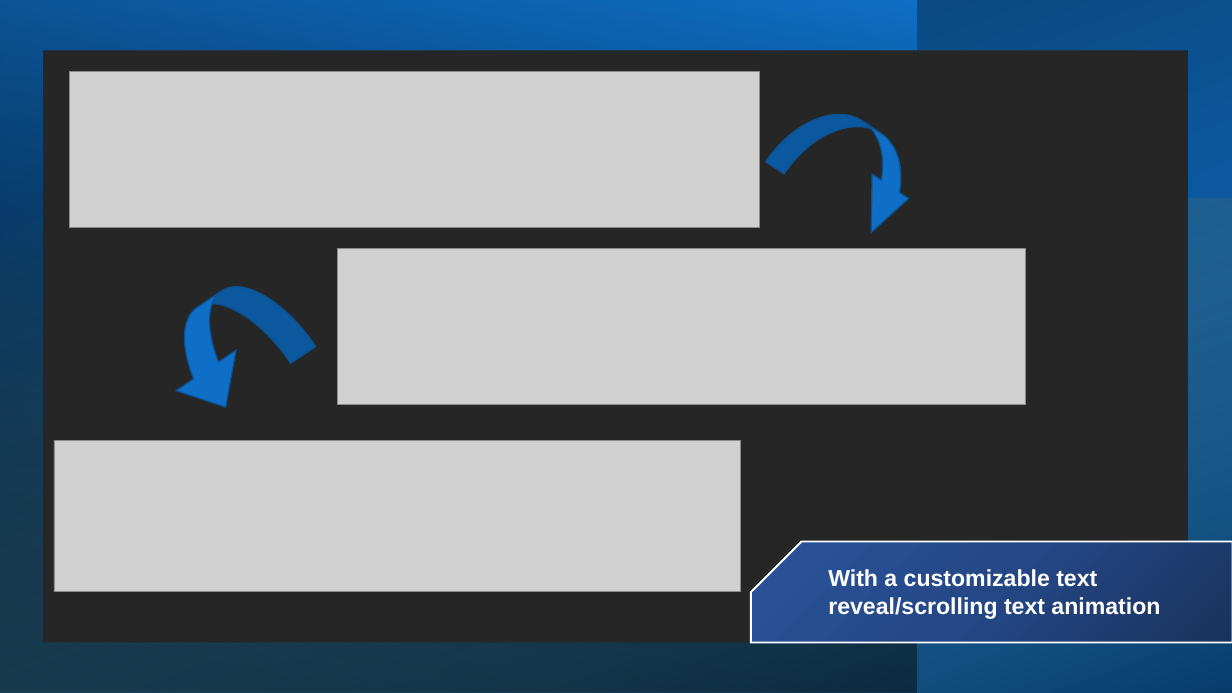
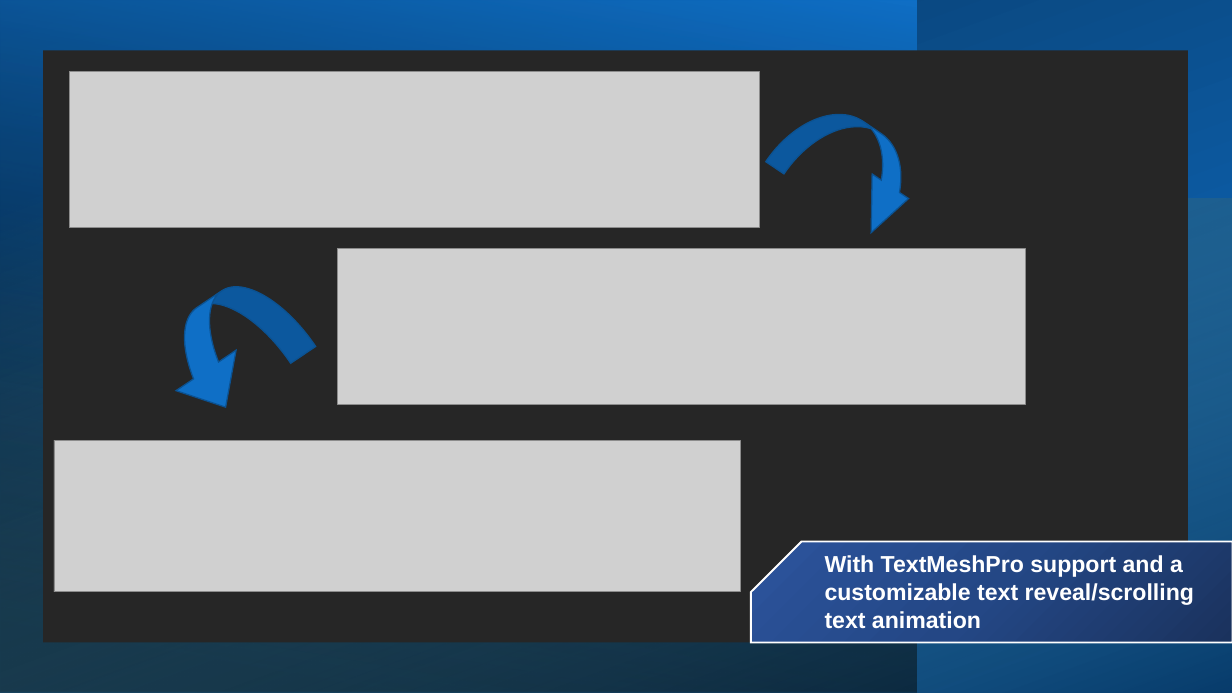
Before and after one commit to Glaswartron/UniversalDialogueEditor, a slide deck: slide 8 of Universal Dialog Editor/UDSAssetStore.pptx (slide 7 before the commit). Drawn at 1232x693 pixels with LibreOffice and Linux fonts; fonts in the diff are those of the drawing; grey boxes stand for pictures. Boxes give left, top, right and bottom in pixels: in the first picture for what was removed or moved away, otherwise in the second. Text is boxed around its words. In the diff, an @@ line names an element or a change of style, - is before the commit and + after.

```diff
--- a/Universal Dialog Editor/UDSAssetStore.pptx
+++ b/Universal Dialog Editor/UDSAssetStore.pptx
@@ text at [825, 555, 1194, 629]: text changed @@
-With a customizable text reveal/scrolling text animation
+With TextMeshPro support and a customizable text reveal/scrolling text animation
```
Also in this commit, not shown: 2 slides added, 1 slide removed, 10 other files.
